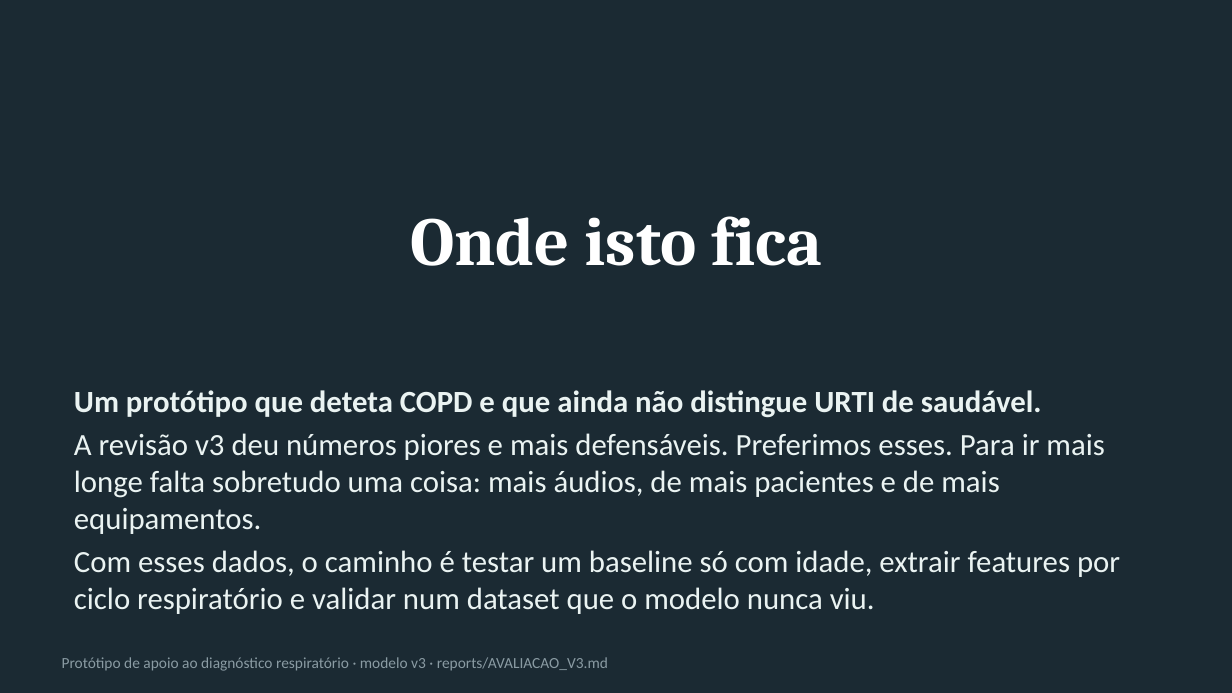
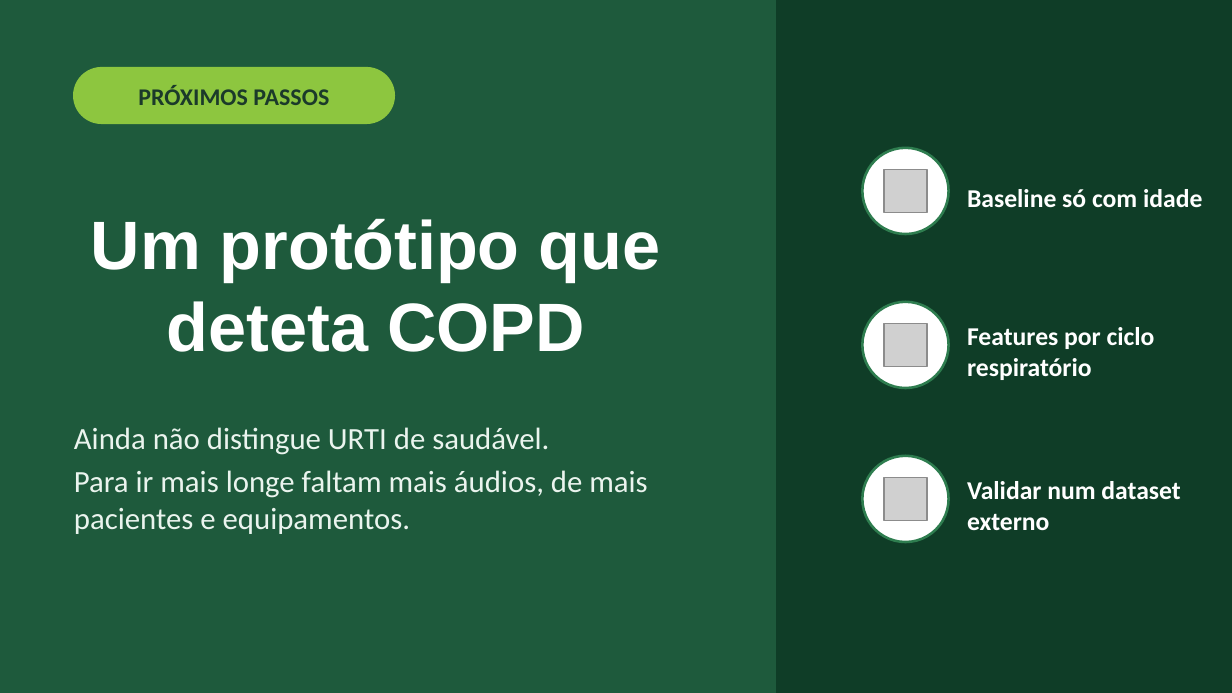
Before and after one commit to pintoleodgar/projeto-cdg-respiratori, a slide deck: slide 12 of relatorio/Apresentacao.pptx. Drawn at 1232x693 pixels with LibreOffice and Linux fonts; fonts in the diff are those of the drawing; grey boxes stand for pictures. Boxes give left, top, right and bottom in pixels: in the first picture for what was removed or moved away, otherwise in the second. Text is boxed around its words. In the diff, an @@ line names an element or a change of style, - is before the commit and + after.

```diff
--- a/relatorio/Apresentacao.pptx
+++ b/relatorio/Apresentacao.pptx
@@ background #1B2A33 to #1E5A3C @@
@@ rectangle added at [776,0,1232,692], fill #0F3D27 @@
@@ rounded rectangle added at [74,68,394,123], fill #8DC63F, outline #8DC63F 1 pt @@
@@ text added at [138,85,329,105], 14 pt, text #1B3A2A, bold @@
+PRÓXIMOS PASSOS
@@ ellipse added at [862,148,949,234], fill #FFFFFF, outline #2E7D4F 1.5 pt @@
@@ title "Um protótipo que deteta COPD" at [91,218,661,352]: vertical alignment top to middle @@
@@ picture added at [883,170,926,213] @@
@@ text added at [967,189,1202,207], 15 pt, text #FFFFFF, bold @@
+Baseline só com idade
@@ title at [91,218,661,352]: text changed; font Cambria to Arial @@
-Onde isto fica
+Um protótipo que deteta COPD
@@ ellipse added at [862,302,949,388], fill #FFFFFF, outline #2E7D4F 1.5 pt @@
@@ picture added at [883,323,926,366] @@
@@ text added at [967,327,1155,380], 15 pt, text #FFFFFF, bold @@
+Features por ciclo respiratório
@@ text at [74,427,647,534]: text changed; text colour #EAF3F2 to #EAF4EE @@
-Um protótipo que deteta COPD e que ainda não distingue URTI de saudável.
-A revisão v3 deu números piores e mais defensáveis. Preferimos esses. Para ir mais longe falta sobretudo uma coisa: mais áudios, de mais pacientes e de mais equipamentos.
-Com esses dados, o caminho é testar um baseline só com idade, extrair features por ciclo respiratório e validar num dataset que o modelo nunca viu.
+Ainda não distingue URTI de saudável.
+Para ir mais longe faltam mais áudios, de mais pacientes e equipamentos.
@@ ellipse added at [862,456,949,542], fill #FFFFFF, outline #2E7D4F 1.5 pt @@
@@ picture added at [883,478,926,521] @@
@@ text added at [967,481,1180,530], 15 pt, text #FFFFFF, bold @@
+Validar num dataset externo
@@ text removed at [62,657,608,671] @@
-Protótipo de apoio ao diagnóstico respiratório · modelo v3 · reports/AVALIACAO_V3.md
```
Also in this commit, not shown: 11 other slides changed, 1 other file.
